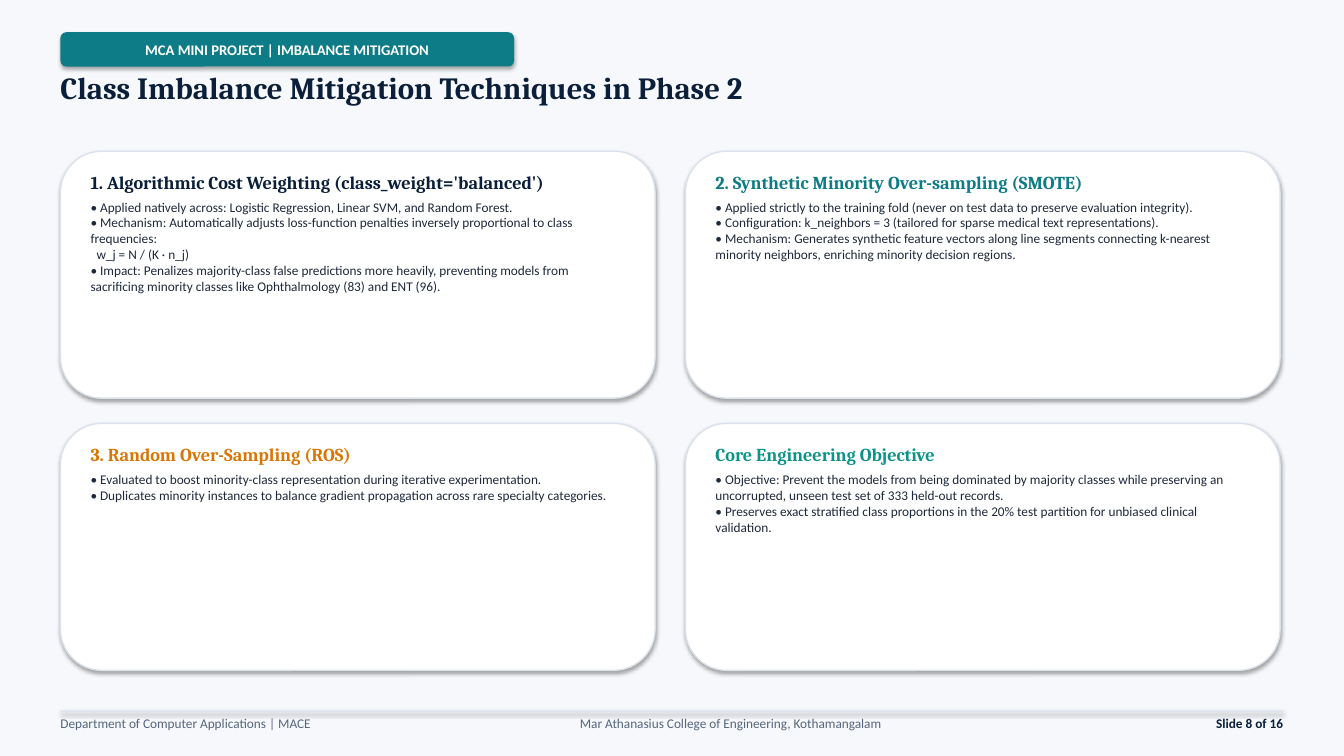
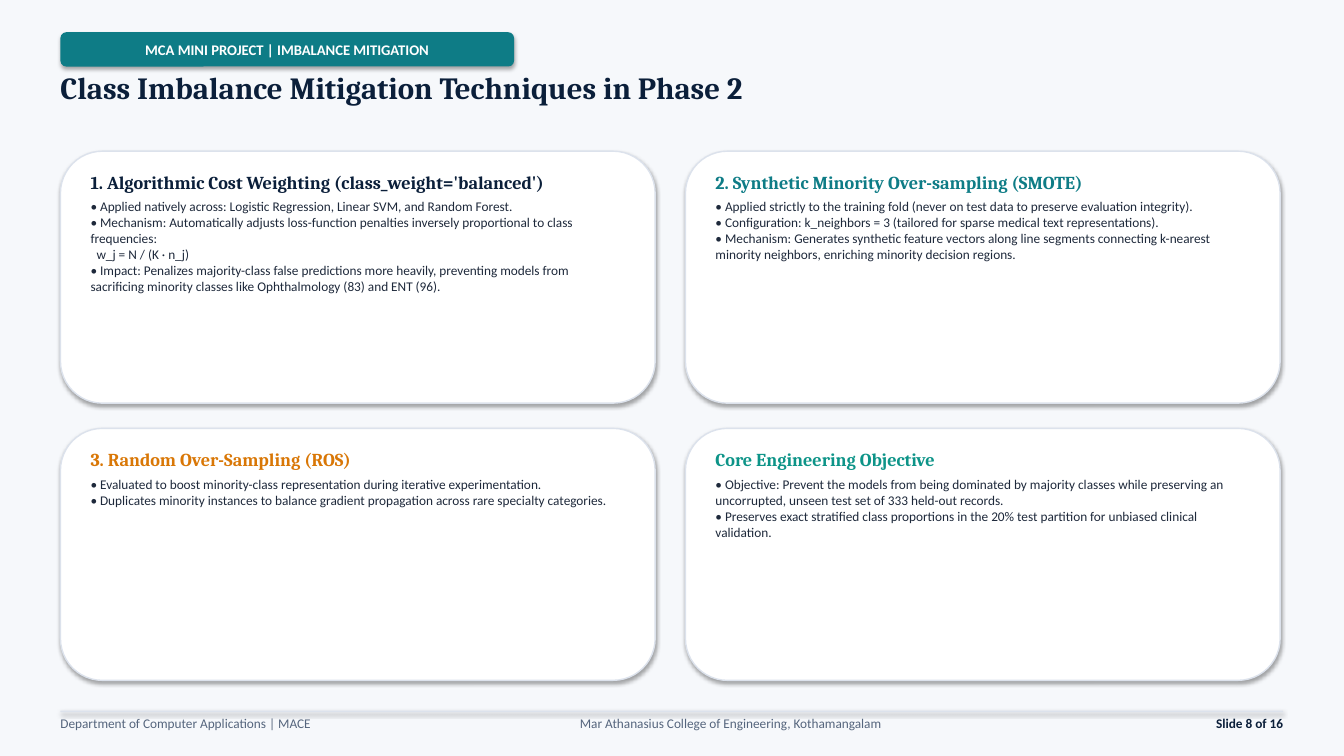
Before and after one commit to JiphinGeorge/Mini-Project-S3-MCA, a slide deck: slide 8 of model training project/2nd Presentation 30-9-2026/Medical_Specialty_Classification_Interim_Presentation_2.pptx. Drawn at 1344x756 pixels with LibreOffice and Linux fonts; fonts in the diff are those of the drawing. Boxes give left, top, right and bottom in pixels: in the first picture for what was removed or moved away, otherwise in the second. Text is boxed around its words. In the diff, an @@ line names an element or a change of style, - is before the commit and + after.

Commit message:
refactor: update presentation layout geometry and text styling to prevent overlap

```diff
--- a/model training project/2nd Presentation 30-9-2026/Medical_Specialty_Classification_Interim_Presentation_2.pptx
+++ b/model training project/2nd Presentation 30-9-2026/Medical_Specialty_Classification_Interim_Presentation_2.pptx
@@ rounded rectangle: place and size @@
-rounded rectangle at [60, 151, 655, 398]
+rounded rectangle at [60, 151, 655, 403]
@@ rounded rectangle: place and size @@
-rounded rectangle at [686, 151, 1280, 398]
+rounded rectangle at [686, 151, 1280, 403]
@@ rounded rectangle: place and size @@
-rounded rectangle at [60, 423, 655, 670]
+rounded rectangle at [60, 429, 655, 681]
@@ text "3. Random Over-Sampling (ROS)": place and size @@
-text "3. Random Over-Sampling (ROS)" at [91, 448, 607, 503]
+text "3. Random Over-Sampling (ROS)" at [91, 453, 607, 508]
@@ rounded rectangle: place and size @@
-rounded rectangle at [686, 423, 1280, 670]
+rounded rectangle at [686, 429, 1280, 681]
@@ text "Core Engineering Objective": place and size @@
-text "Core Engineering Objective" at [715, 448, 1223, 532]
+text "Core Engineering Objective" at [715, 453, 1223, 537]
```
Also in this commit, not shown: 10 other slides changed, 3 other files.
